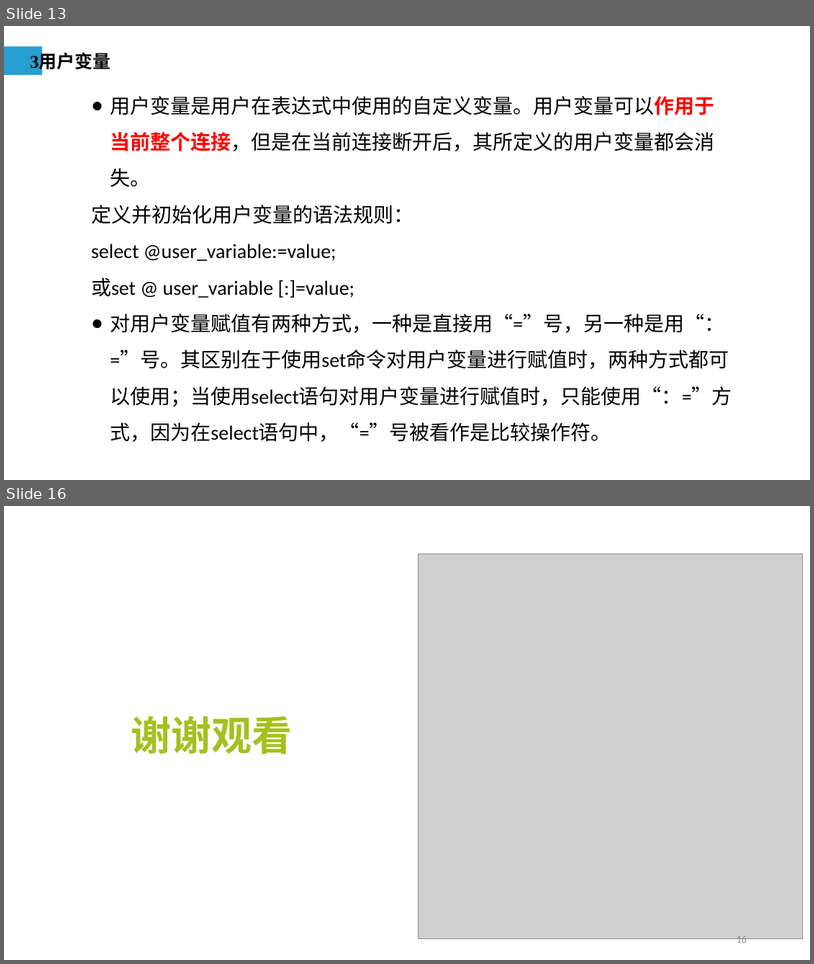
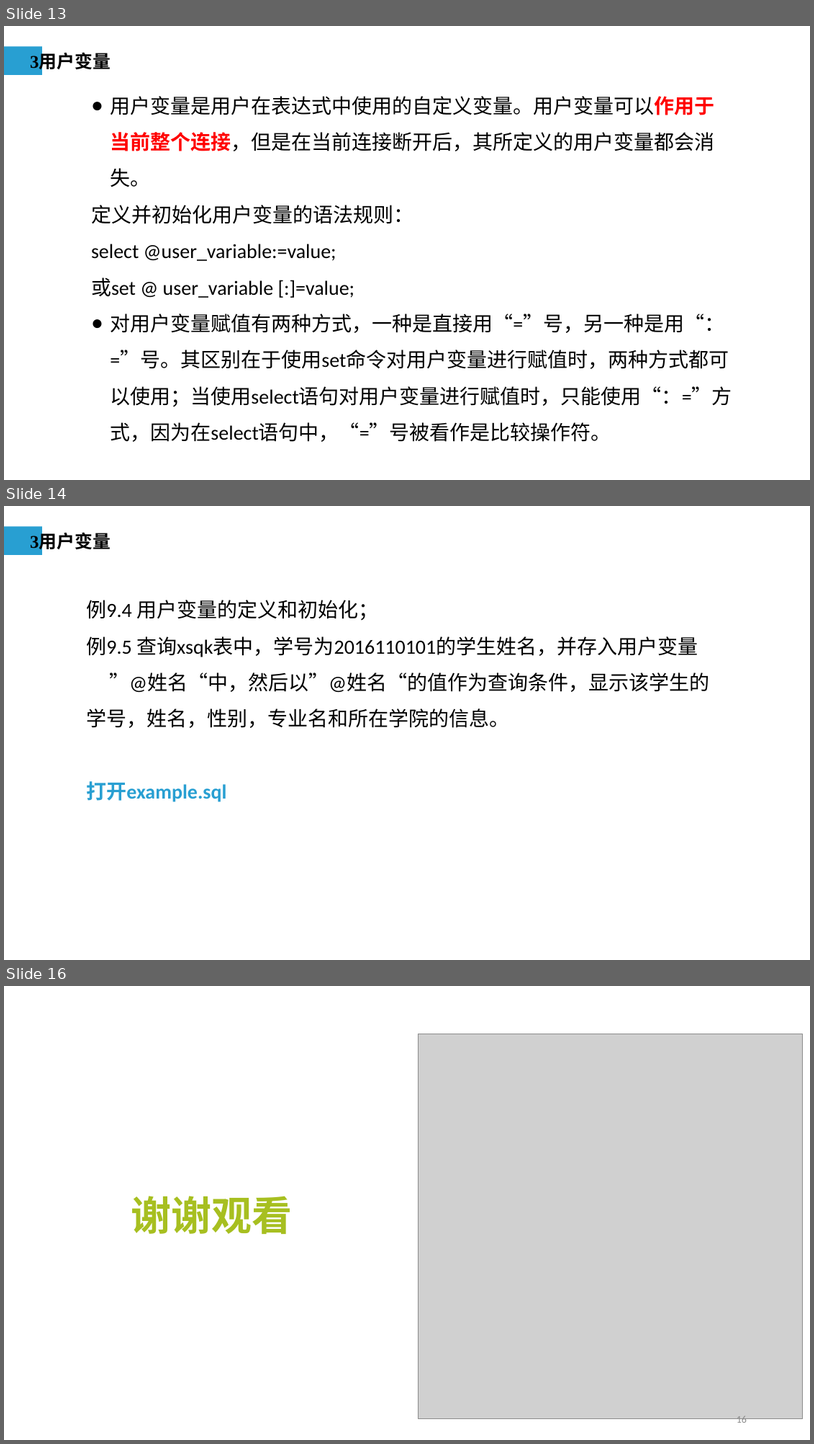
Before and after one commit to cqj726/mysql-s-PPT, a slide deck: PPT/第9章 MySQL编程基础（一）.ppt. Shown one above the other, each under a label of ours: slides 13 and 16 before the commit, slides 13, 14 and 16 after it; the slides between them are not shown. The pictures are 814x964 and 814x1444 pixels, drawn with LibreOffice and Linux fonts; fonts in the diff are those of the drawing; grey boxes stand for pictures. Boxes give left, top, right and bottom in pixels: in the first picture for what was removed or moved away, otherwise in the second. Text is boxed around its words. In the diff, an @@ line names an element or a change of style, - is before the commit and + after.

```diff
--- a/PPT/第9章 MySQL编程基础（一）.ppt
+++ b/PPT/第9章 MySQL编程基础（一）.ppt
@@ slide 14 added at box(4, 506, 810, 960), background #FFFFFF; not listed: 1 template element that a slide beside it also shows @@
@@ text added at box(30, 534, 111, 553), 16 pt, text #000000, bold @@
+3用户变量
@@ text added at box(86, 600, 710, 802), 18 pt, text #000000 @@
+例9.4 用户变量的定义和初始化；
+例9.5 查询xsqk表中，学号为2016110101的学生姓名，并存入用户变量
+”@姓名“中，然后以”@姓名“的值作为查询条件，显示该学生的学号，姓名，性别，专业名和所在学院的信息。
+打开example.sql
```
Also in this commit, not shown: 3 slides changed, 1 slide removed, 1 other file.
